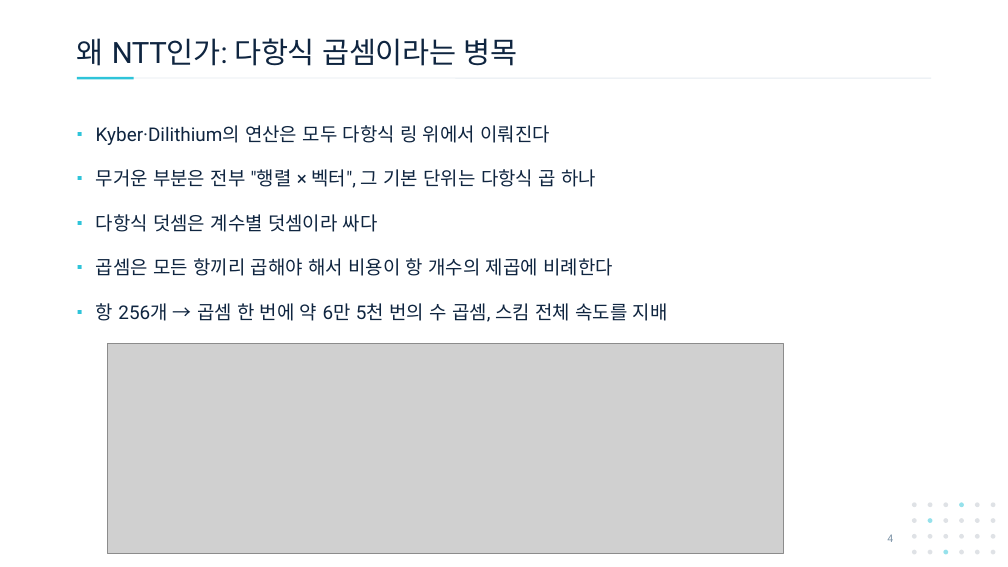
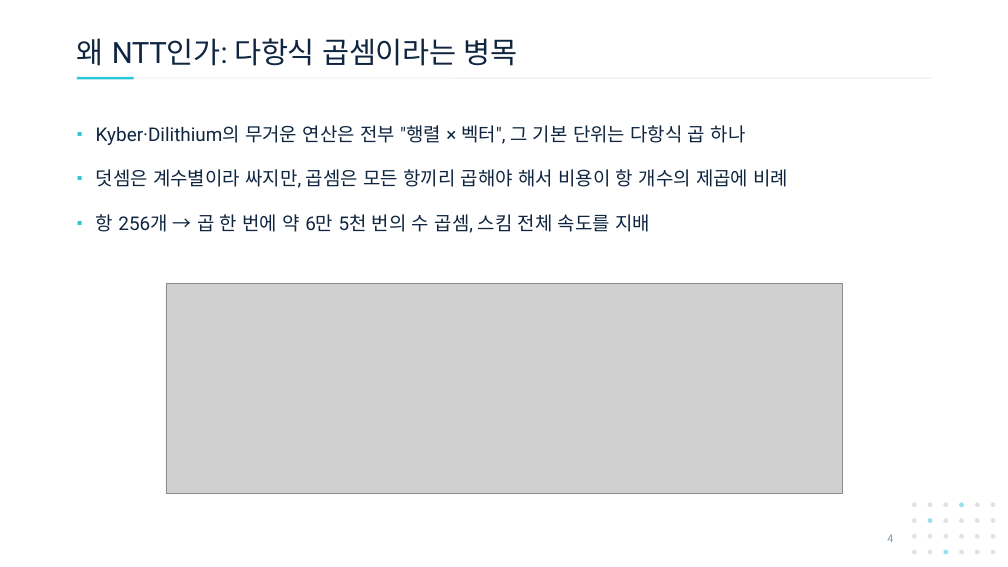
Before and after one commit to giyuubin/PQC, a slide deck: slide 4 of presentation/0903_14_Introduction-to-Hash-Based-Signatures.pptx. Drawn at 1008x567 pixels with LibreOffice and Linux fonts; fonts in the diff are those of the drawing; grey boxes stand for pictures. Boxes give left, top, right and bottom in pixels: in the first picture for what was removed or moved away, otherwise in the second. Text is boxed around its words. In the diff, an @@ line names an element or a change of style, - is before the commit and + after.

```diff
--- a/presentation/0903_14_Introduction-to-Hash-Based-Signatures.pptx
+++ b/presentation/0903_14_Introduction-to-Hash-Based-Signatures.pptx
@@ text at [96, 125, 789, 233]: text changed @@
-▪ Kyber·Dilithium의 연산은 모두 다항식 링 위에서 이뤄진다
-▪ 무거운 부분은 전부 "행렬 × 벡터", 그 기본 단위는 다항식 곱 하나
-▪ 다항식 덧셈은 계수별 덧셈이라 싸다
-▪ 곱셈은 모든 항끼리 곱해야 해서 비용이 항 개수의 제곱에 비례한다
-▪ 항 256개 → 곱셈 한 번에 약 6만 5천 번의 수 곱셈, 스킴 전체 속도를 지배
+▪ Kyber·Dilithium의 무거운 연산은 전부 "행렬 × 벡터", 그 기본 단위는 다항식 곱 하나
+▪ 덧셈은 계수별이라 싸지만, 곱셈은 모든 항끼리 곱해야 해서 비용이 항 개수의 제곱에 비례
+▪ 항 256개 → 곱 한 번에 약 6만 5천 번의 수 곱셈, 스킴 전체 속도를 지배
@@ picture: place and size @@
-picture at [107, 343, 783, 554]
+picture at [166, 284, 842, 494]
```
Also in this commit, not shown: 2 other slides changed, 2 slides added.
